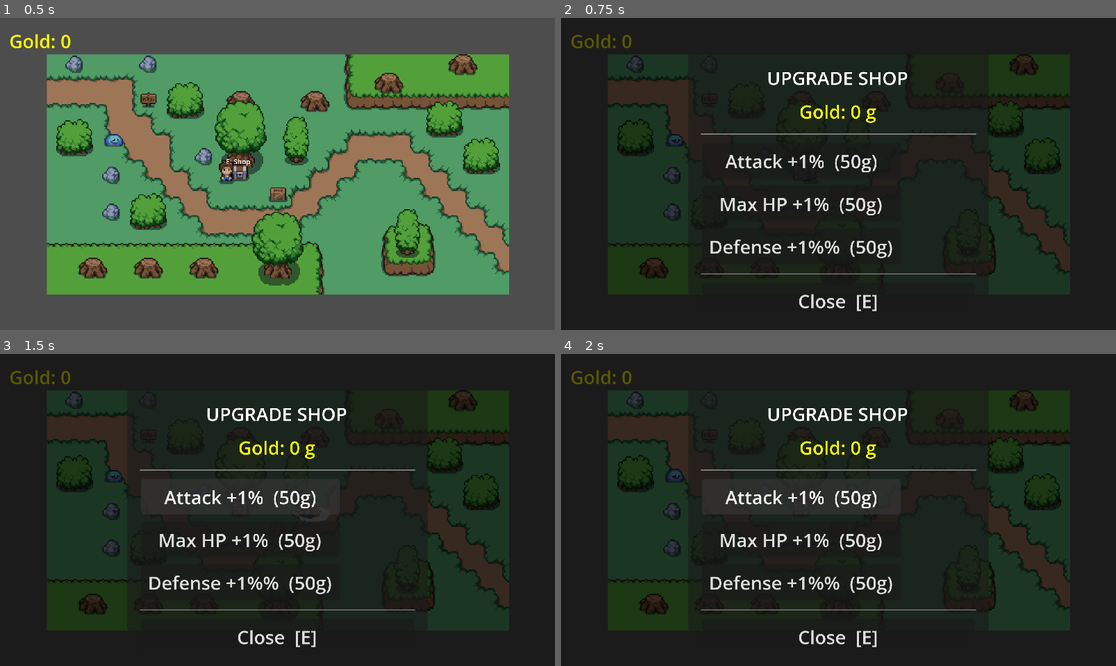
Above: before the commit, frames 1-4 (two rows, left to right).
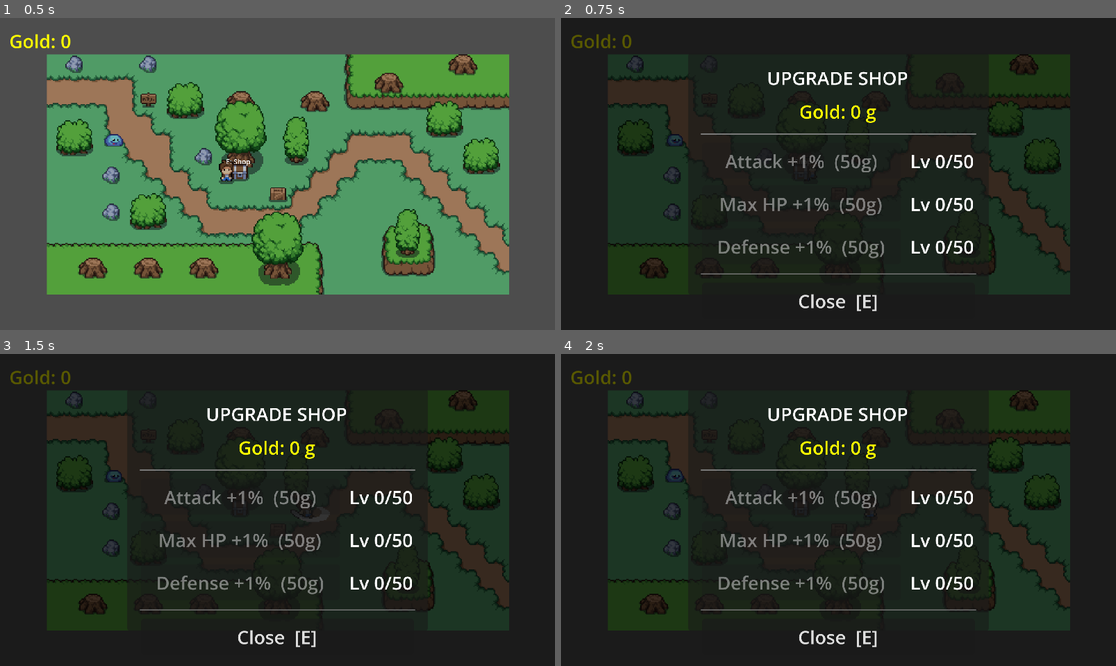
Above: after the commit, the same moments.

Repository: Puget-Sound-Skills-Center/godot-tenten-project
Game: Godot game, scene res://scenes/world.tscn
Two runs of this game, one before a commit and one after it. Both use one fixed random seed, a clock stepped at 60 frames per second and the inputs below.
Inputs (mouse positions are in pixels of both pictures, inside the frame that each line leads up to):
- Up to frame 1 (0.5 s): no input
- Up to frame 2 (0.75 s): tap Enter at 0.5 s; move the mouse to (960, 158) at 0.52 s; hold D (move_right) from 0.53 s (still down); tap E (interact) at 0.6 s; click (960, 158) at 0.67 s
- Up to frame 3 (1.5 s): release D (move_right) at 1.25 s; click (238, 497) at 1.25 s, where only the run before the commit has a clickable "Attack +1% (50g)"
- Up to frame 4 (2 s): no input

Frame 1 is identical in both runs. In frame 2, 2.3% of the frame differs, in the area x 26-75%, y 43-78%; in frame 3, 2.3%; in frame 4, 2.3%.
Error before the commit: unsupported format character in operator '%'. (res://script/player.gd:304)

Commit message:
Add Puzzle scene / Fix Open Shop Clash Game

Diff:
--- a/script/dungeon.gd
+++ b/script/dungeon.gd
@@ -393,6 +393,7 @@
 func _make_tile_base(pos: Vector2, color: Color, label_text: String) -> Area2D:
 	var area := Area2D.new()
 	area.position = pos
+	area.z_index = -1
 	var shape_node := CollisionShape2D.new()
 	var shape := RectangleShape2D.new()
 	shape.size = Vector2(TILE, TILE)
--- a/script/player.gd
+++ b/script/player.gd
@@ -265,7 +265,7 @@
 
 	var def_row = HBoxContainer.new()
 	_def_btn = Button.new()
-	_def_btn.text = "Defense +1%%  (50g)"
+	_def_btn.text = "Defense +1%  (50g)"
 	_def_btn.size_flags_horizontal = Control.SIZE_EXPAND_FILL
 	_def_btn.pressed.connect(_upgrade_defense)
 	def_row.add_child(_def_btn)
@@ -301,7 +301,7 @@
 			_dmg_level_label.text = "MAX"
 		else:
 			var cost = _upgrade_cost(dmg_lvl)
-			_dmg_btn.text = "Attack +1%  (%dg)" % cost
+			_dmg_btn.text = "Attack +1%%  (%dg)" % cost
 			_dmg_btn.disabled = global.money < cost
 			_dmg_level_label.text = "Lv %d/50" % dmg_lvl
 
@@ -311,12 +311,12 @@
 			_hp_level_label.text = "MAX"
 		else:
 			var cost = _upgrade_cost(hp_lvl)
-			_hp_btn.text = "Max HP +1%  (%dg)" % cost
+			_hp_btn.text = "Max HP +1%%  (%dg)" % cost
 			_hp_btn.disabled = global.money < cost
 			_hp_level_label.text = "Lv %d/50" % hp_lvl
 
 		if def_lvl >= MAX_UPGRADE_LEVEL:
-			_def_btn.text = "Defense +1%%  (MAXED)"
+			_def_btn.text = "Defense +1%  (MAXED)"
 			_def_btn.disabled = true
 			_def_level_label.text = "MAX"
 		else:
--- a/script/puzzle_test.gd
+++ b/script/puzzle_test.gd
@@ -255,6 +255,7 @@
 func _make_tile(pos: Vector2, color: Color, label_text: String, on_enter: Callable) -> Area2D:
 	var area := Area2D.new()
 	area.position = pos
+	area.z_index = -1
 	var shape_node := CollisionShape2D.new()
 	var shape := RectangleShape2D.new()
 	shape.size = Vector2(TILE, TILE)
Not shown, changed: addons/godot_ai/clients/_cli_strategy.gd
Not shown, changed: addons/godot_ai/clients/_registry.gd
Not shown, added: addons/godot_ai/clients/kimi_code.gd
Not shown, added: addons/godot_ai/clients/kimi_code.gd.uid
Not shown, changed: addons/godot_ai/debugger/mcp_debugger_plugin.gd
Not shown, changed: addons/godot_ai/dock_panels/log_viewer.gd
Not shown, changed: addons/godot_ai/handlers/_node_validator.gd
Not shown, changed: addons/godot_ai/handlers/_param_validators.gd
Not shown, changed: addons/godot_ai/handlers/animation_handler.gd
Not shown, changed: addons/godot_ai/handlers/animation_presets.gd
Not shown, changed: addons/godot_ai/handlers/animation_values.gd
Not shown, changed: addons/godot_ai/handlers/audio_handler.gd
(and 30 more such lines)
